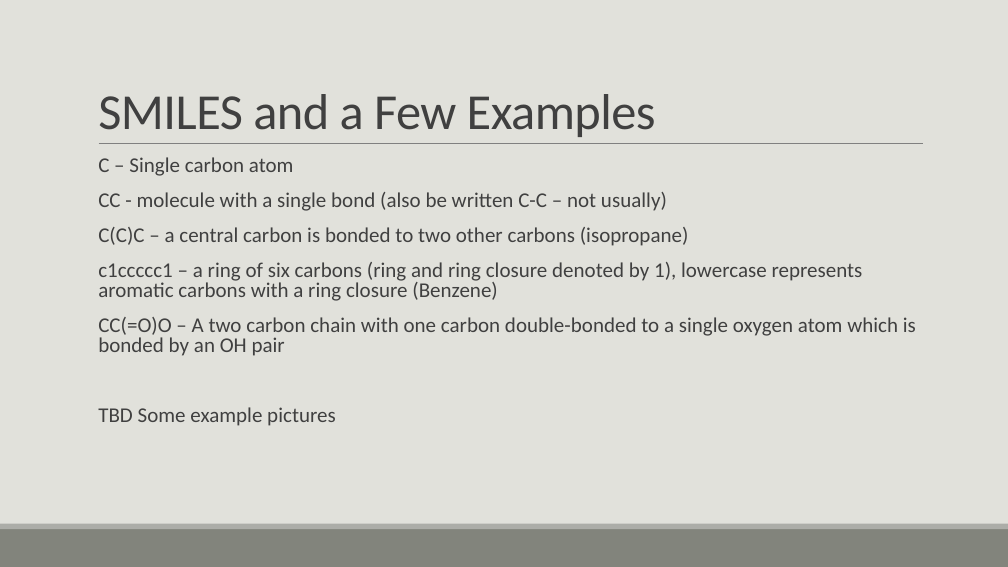
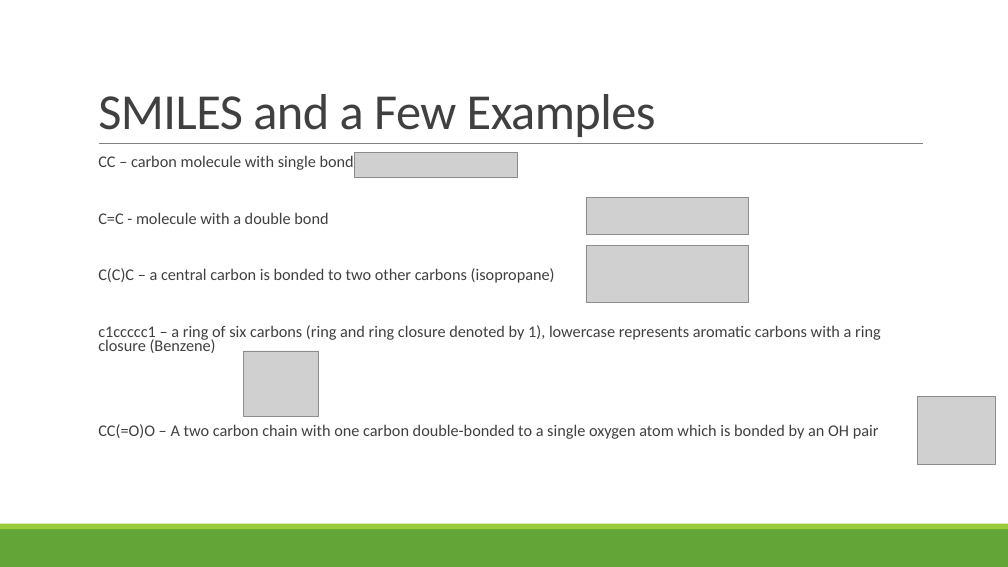
Before and after one commit to vanthony715/SMGAN, a slide deck: slide 6 of SMGAN.pptx (slide 7 before the commit). Drawn at 1008x567 pixels with LibreOffice and Linux fonts; fonts in the diff are those of the drawing; grey boxes stand for pictures. Boxes give left, top, right and bottom in pixels: in the first picture for what was removed or moved away, otherwise in the second. Text is boxed around its words. In the diff, an @@ line names an element or a change of style, - is before the commit and + after.

Commit message:
Added molecule visualizer and updated ppt

```diff
--- a/SMGAN.pptx
+++ b/SMGAN.pptx
@@ background #E1E1DB to #FFFFFF @@
@@ text at (x1=98, y1=155, x2=354, y2=224): text changed; size 20 to 15.5 pt @@
-  C – Single carbon atom
-  CC - molecule with a single bond (also be written C-C – not usually)
+  CC – carbon molecule with single bond
+  C=C - molecule with a double bond
@@ picture added at (x1=355, y1=153, x2=517, y2=178) @@
@@ picture added at (x1=586, y1=197, x2=749, y2=234) @@
@@ text at (x1=98, y1=268, x2=881, y2=439): size 20 to 15.5 pt in "C(C)C – a central carbon is bonded ...", "c1ccccc1 – a ring of six carbons ...", "CC(=O)O – A two carbon chain with ..."; line spacing 0.8 to 0.7; bullet colour #9DBFBE to #99CB38 @@
@@ picture added at (x1=586, y1=246, x2=749, y2=303) @@
@@ picture added at (x1=243, y1=351, x2=319, y2=416) @@
@@ text at (x1=98, y1=407, x2=336, y2=426): paragraph removed @@
-  TBD Some example pictures
@@ picture added at (x1=917, y1=397, x2=995, y2=464) @@
@@ rectangle at (x1=0, y1=529, x2=1008, y2=567): fill #82847C to #63A537 @@
@@ rectangle at (x1=0, y1=524, x2=1008, y2=529): fill #ACADA8 to #99CB38 @@
```
Also in this commit, not shown: 11 other slides changed, 6 slides added, 4 slides removed, 5 other files.
